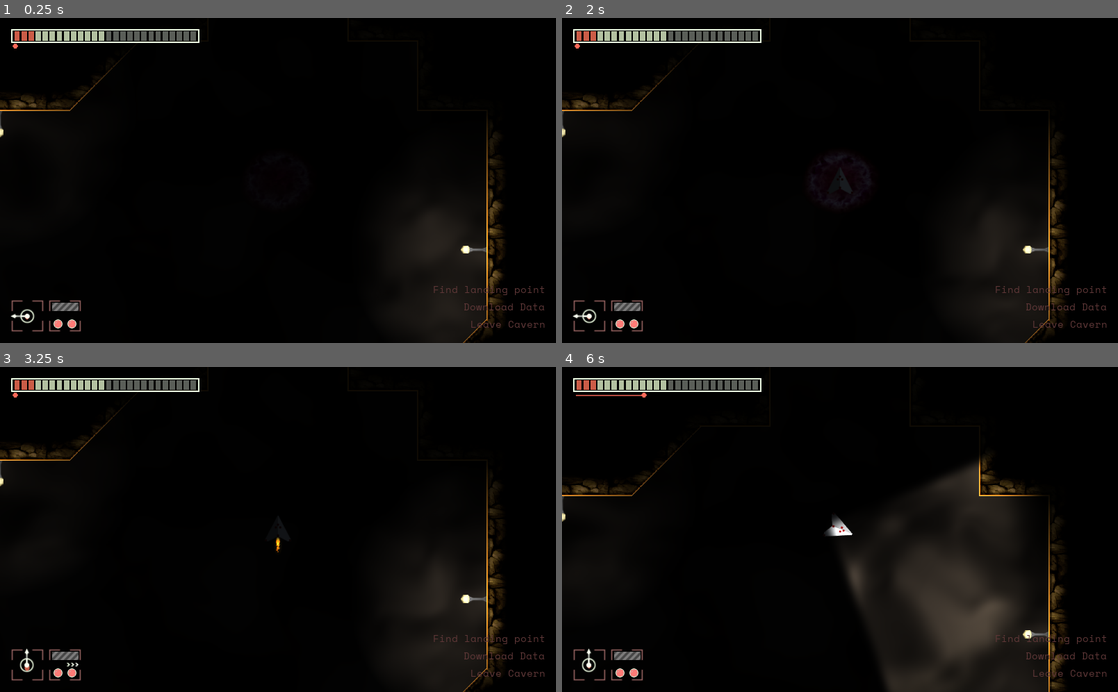
Above: before the commit, frames 1-4 (two rows, left to right).
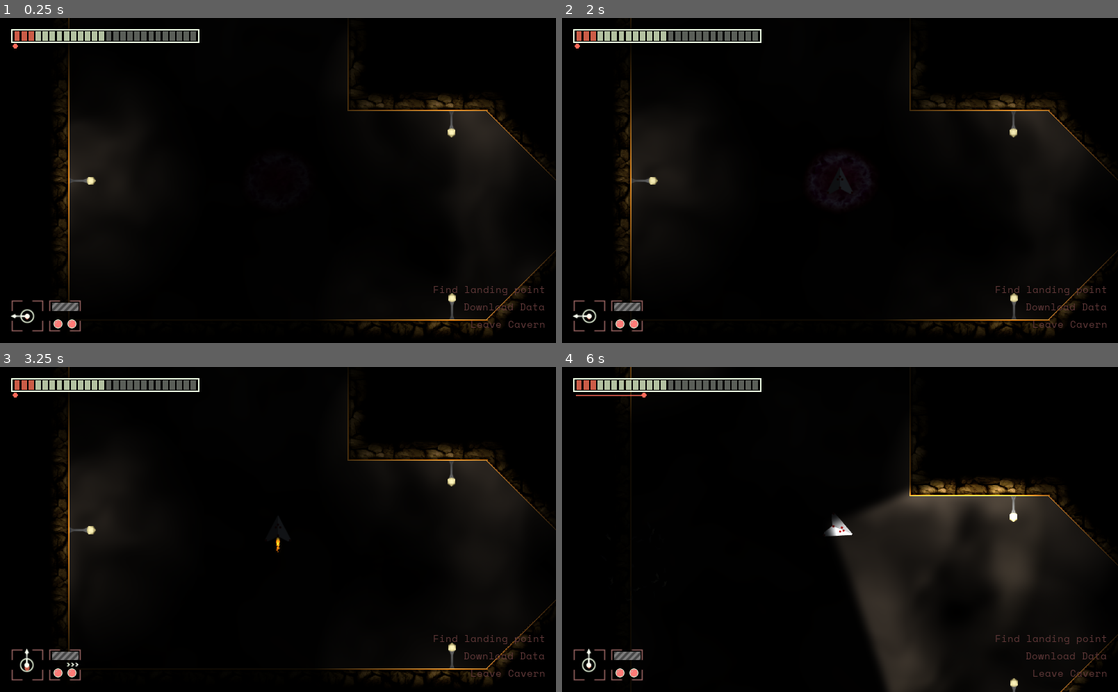
Above: after the commit, the same moments.

Repository: maximinus/scheme7
Game: Godot game, scene res://scenes/World.tscn
Same seed, same stepped clock (60 frames per second), same inputs: the game is played once before the commit and once after it.
Inputs:
- Up to frame 1 (0.25 s): no input
- Up to frame 2 (2 s): tap Enter at 0.5 s; hold D (RightTurn) 0.53-1.28 s; tap L (Lights) at 0.6, 1.55 s; tap Space (FireLaser) at 1.25, 1.35 s; hold A (LeftTurn) from 1.28 s (still down)
- Up to frame 3 (3.25 s): tap Enter at 2 s; release A (LeftTurn) at 2.03 s; hold D (RightTurn) 2.03-2.78 s; tap K (FullBeam) at 2.1 s; tap L (Lights) at 2.3, 2.85 s; tap Space (FireLaser) at 2.75 s; hold W (Thrust) from 2.78 s (still down)
- Up to frame 4 (6 s): release W (Thrust) at 3.53 s; hold A (LeftTurn) 3.53-5.78 s; tap L (Lights) at 3.6, 4.55, 5.3, 5.85 s; tap Space (FireLaser) at 4.35 s; tap K (FullBeam) at 5.1 s; hold D (RightTurn) from 5.78 s (still down)

The runs differ from the first frame. In frame 1, 6.8% of the frame differs, in the area x 0-100%, y 0-100%; in frame 2, 5.2%; in frame 3, 6.0%; in frame 4, 11%.

Commit message:
Added electric door

Diff:
--- a/Scheme7/project.godot
+++ b/Scheme7/project.godot
@@ -51,6 +51,16 @@
 "stream": false,
 "svg/scale": 1.0
 }
+wav={
+"compress/mode": 0,
+"edit/loop": true,
+"edit/normalize": true,
+"edit/trim": false,
+"force/8_bit": false,
+"force/max_rate": false,
+"force/max_rate_hz": 44100,
+"force/mono": false
+}
 
 [input]
 
--- a/Scheme7/scenes/LevelObjects/ElectricBarrier/ElectricBarrier.gd
+++ b/Scheme7/scenes/LevelObjects/ElectricBarrier/ElectricBarrier.gd
@@ -1,13 +1,22 @@
-extends Node2D
+extends StaticBody2D
 
-enum FACING { Vertical, Horizontal }
-export(FACING) var direction = FACING.Horizontal setget setFacing
+signal electric_contact_start
+signal electric_contact_end
 
 func _ready():
 	pass
 
-func _process(delta):
-	pass
+func _on_Area2D_area_entered(area):
+	emit_signal('electric_contact')
 
-func setFacing(new_facing):
-	pass
+
+func _on_Area2D_body_entered(body):
+	if body.is_in_group('breakable'):
+		body.collide(Vector2(0, 0))
+	if body.is_in_group('player'):
+		emit_signal('electric_contact_start')
+
+
+func _on_Area2D_body_exited(body):
+	if body.is_in_group('player'):
+		emit_signal('electric_contact_end')
--- /dev/null
+++ b/Scheme7/scenes/LevelObjects/ElectricBarrier/ElectricBarrier.shader
@@ -0,0 +1,37 @@
+shader_type canvas_item;
+render_mode unshaded;
+
+uniform float line_width;
+uniform vec4 color : hint_color;
+uniform vec4 border_color : hint_color;
+
+void fragment() {
+	float variance = UV.y;
+	if(variance > 0.5) {
+		variance = 1.0 - variance;
+	}
+	variance = variance * 3.0;
+	float weight = texture(TEXTURE, UV + TIME).r;
+	float xpos = UV.x + ((((weight / 2.0) - 0.25)) * variance);
+	if(xpos > 0.5) {
+		xpos = 1.0 - xpos;
+	}
+	if(xpos > (0.5 - line_width)) {
+		COLOR = color;
+	}
+	else {
+		if(xpos > (0.5 - (line_width * 2.0))) {
+			// convert the distance
+			float alpha = (xpos - (0.5 - (line_width * 2.0))) / line_width;
+			alpha = 1.0 - alpha;
+			if(alpha < 0.5) {
+				alpha = 0.0;
+			}
+			COLOR = border_color;
+			COLOR.a = alpha;
+		}
+		else {
+			COLOR = vec4(0, 0, 0, 0);
+		}
+	}
+}
--- a/Scheme7/scenes/LevelObjects/ElectricBarrier/ElectricBarrier.tscn
+++ b/Scheme7/scenes/LevelObjects/ElectricBarrier/ElectricBarrier.tscn
@@ -1,43 +1,102 @@
-[gd_scene load_steps=27 format=2]
+[gd_scene load_steps=15 format=2]
 
-[ext_resource path="res://gfx/objects/electric_barrier/0021.png" type="Texture" id=1]
-[ext_resource path="res://gfx/objects/electric_barrier/0023.png" type="Texture" id=2]
-[ext_resource path="res://gfx/objects/electric_barrier/0002.png" type="Texture" id=3]
-[ext_resource path="res://gfx/objects/electric_barrier/0014.png" type="Texture" id=4]
-[ext_resource path="res://gfx/objects/electric_barrier/0019.png" type="Texture" id=5]
-[ext_resource path="res://gfx/objects/electric_barrier/0012.png" type="Texture" id=6]
-[ext_resource path="res://gfx/objects/electric_barrier/0015.png" type="Texture" id=7]
-[ext_resource path="res://gfx/objects/electric_barrier/0007.png" type="Texture" id=8]
-[ext_resource path="res://gfx/objects/electric_barrier/0022.png" type="Texture" id=9]
-[ext_resource path="res://gfx/objects/electric_barrier/0010.png" type="Texture" id=10]
-[ext_resource path="res://gfx/objects/electric_barrier/0008.png" type="Texture" id=11]
-[ext_resource path="res://gfx/objects/electric_barrier/0013.png" type="Texture" id=12]
-[ext_resource path="res://gfx/objects/electric_barrier/0003.png" type="Texture" id=13]
-[ext_resource path="res://gfx/objects/electric_barrier/0018.png" type="Texture" id=14]
-[ext_resource path="res://gfx/objects/electric_barrier/0004.png" type="Texture" id=15]
-[ext_resource path="res://gfx/objects/electric_barrier/0016.png" type="Texture" id=16]
-[ext_resource path="res://gfx/objects/electric_barrier/0017.png" type="Texture" id=17]
-[ext_resource path="res://gfx/objects/electric_barrier/0024.png" type="Texture" id=18]
-[ext_resource path="res://gfx/objects/electric_barrier/0001.png" type="Texture" id=19]
-[ext_resource path="res://gfx/objects/electric_barrier/0005.png" type="Texture" id=20]
-[ext_resource path="res://gfx/objects/electric_barrier/0006.png" type="Texture" id=21]
-[ext_resource path="res://gfx/objects/electric_barrier/0009.png" type="Texture" id=22]
-[ext_resource path="res://gfx/objects/electric_barrier/0011.png" type="Texture" id=23]
-[ext_resource path="res://gfx/objects/electric_barrier/0020.png" type="Texture" id=24]
+[ext_resource path="res://scenes/LevelObjects/ElectricBarrier/ElectricBarrier.shader" type="Shader" id=1]
+[ext_resource path="res://gfx/objects/electric_barrier/particle.png" type="Texture" id=2]
+[ext_resource path="res://gfx/objects/electric_barrier/overlay.png" type="Texture" id=3]
+[ext_resource path="res://gfx/objects/electric_barrier/light.png" type="Texture" id=4]
+[ext_resource path="res://sfx/level_objects/electric_barrier/electric_hum.wav" type="AudioStream" id=5]
 [ext_resource path="res://scenes/LevelObjects/ElectricBarrier/ElectricBarrier.gd" type="Script" id=25]
 
-[sub_resource type="SpriteFrames" id=1]
-animations = [ {
-"frames": [ ExtResource( 19 ), ExtResource( 3 ), ExtResource( 13 ), ExtResource( 15 ), ExtResource( 20 ), ExtResource( 21 ), ExtResource( 8 ), ExtResource( 11 ), ExtResource( 22 ), ExtResource( 10 ), ExtResource( 23 ), ExtResource( 6 ), ExtResource( 12 ), ExtResource( 4 ), ExtResource( 7 ), ExtResource( 16 ), ExtResource( 17 ), ExtResource( 14 ), ExtResource( 5 ), ExtResource( 24 ), ExtResource( 1 ), ExtResource( 9 ), ExtResource( 2 ), ExtResource( 18 ) ],
-"loop": true,
-"name": "default",
-"speed": 24.0
-} ]
+[sub_resource type="ShaderMaterial" id=3]
+shader = ExtResource( 1 )
+shader_param/line_width = 0.004
+shader_param/color = Color( 0.356863, 0.592157, 0.894118, 1 )
+shader_param/border_color = Color( 0.788235, 0.933333, 0.960784, 1 )
 
-[node name="ElectricBarrier" type="Node2D"]
+[sub_resource type="OpenSimplexNoise" id=1]
+period = 32.0
+
+[sub_resource type="NoiseTexture" id=2]
+width = 128
+height = 128
+seamless = true
+noise = SubResource( 1 )
+
+[sub_resource type="Curve" id=4]
+_data = [ Vector2( 0, 0.636364 ), 0.0, 0.0, 0, 0, Vector2( 1, 0.163636 ), -1.13062, 0.0, 0, 0 ]
+
+[sub_resource type="CurveTexture" id=5]
+curve = SubResource( 4 )
+
+[sub_resource type="ParticlesMaterial" id=6]
+lifetime_randomness = 1.0
+flag_disable_z = true
+direction = Vector3( 1, 1, 1 )
+spread = 180.0
+gravity = Vector3( 0, 0, 0 )
+initial_velocity = 100.0
+orbit_velocity = 1.0
+orbit_velocity_random = 1.0
+tangential_accel = 1.0
+scale_curve = SubResource( 5 )
+
+[sub_resource type="RectangleShape2D" id=7]
+extents = Vector2( 13, 2 )
+
+[sub_resource type="RectangleShape2D" id=8]
+extents = Vector2( 3.9453, 64 )
+
+[node name="ElectricBarrier" type="StaticBody2D"]
+position = Vector2( 64, 64 )
 script = ExtResource( 25 )
 
-[node name="AnimatedSprite" type="AnimatedSprite" parent="."]
-frames = SubResource( 1 )
-centered = false
-offset = Vector2( 0, 14 )
+[node name="Electric" type="Sprite" parent="."]
+material = SubResource( 3 )
+texture = SubResource( 2 )
+
+[node name="SparksTop" type="Particles2D" parent="."]
+position = Vector2( 0, -64 )
+amount = 2
+lifetime = 0.3
+randomness = 1.0
+process_material = SubResource( 6 )
+texture = ExtResource( 2 )
+
+[node name="SparksBottom" type="Particles2D" parent="."]
+position = Vector2( 0, 64 )
+amount = 2
+lifetime = 0.3
+randomness = 1.0
+process_material = SubResource( 6 )
+texture = ExtResource( 2 )
+
+[node name="Overlay" type="Sprite" parent="."]
+texture = ExtResource( 3 )
+
+[node name="Light2D" type="Light2D" parent="."]
+visible = false
+texture = ExtResource( 4 )
+
+[node name="Button1" type="CollisionShape2D" parent="."]
+position = Vector2( -27, -62 )
+shape = SubResource( 7 )
+
+[node name="Button2" type="CollisionShape2D" parent="."]
+position = Vector2( 25, -62 )
+shape = SubResource( 7 )
+
+[node name="Area2D" type="Area2D" parent="."]
+
+[node name="Wall" type="CollisionShape2D" parent="Area2D" groups=[
+"electric",
+]]
+shape = SubResource( 8 )
+
+[node name="ElectricHum" type="AudioStreamPlayer2D" parent="."]
+stream = ExtResource( 5 )
+volume_db = -5.0
+autoplay = true
+max_distance = 500.0
+attenuation = 1.10957
+[connection signal="body_entered" from="Area2D" to="." method="_on_Area2D_body_entered"]
+[connection signal="body_exited" from="Area2D" to="." method="_on_Area2D_body_exited"]
--- a/Scheme7/scenes/Player/Player.gd
+++ b/Scheme7/scenes/Player/Player.gd
@@ -14,6 +14,9 @@
 const FULLBEAM_ENERGY = 2.0
 const LIGHT_ENERGY = 1.0
 
+const ELECTRIC_MOVE_FORCE = 100.0
+const ELECTRIC_TURN_FORCE = 20.0
+
 enum LIGHT_STATUS { Normal, Circle, Off }
 
 signal player_collision
@@ -30,8 +33,11 @@
 var takeoff = false
 var processing = false
 var light_status = LIGHT_STATUS.Off
+var electrified = false
+var electric_meet_force = Vector2(0.0, 0.0)
 
 func _ready():
+	randomize()
 	Globals.battery.lights = false
 	Globals.battery.fullbeam = false
 
@@ -58,6 +64,9 @@
 		rotation_degrees -= ROTATION_SPEED * delta
 	if Input.is_action_pressed('RightTurn'):
 		rotation_degrees += ROTATION_SPEED * delta
+
+	if electrified == true:
+		rotation += rand_range(-ELECTRIC_TURN_FORCE, ELECTRIC_TURN_FORCE) * delta
 
 	if turning != 0:
 		rotation_degrees += turning
@@ -167,6 +176,17 @@
 		velocity += getForceVector()
 	if takeoff == true:
 		velocity += TAKEOFF_INJECTION
+
+	if electrified == true:
+		if electric_meet_force.x > 0:
+			velocity.x -= rand_range(0, ELECTRIC_MOVE_FORCE)
+		else:
+			velocity.x += rand_range(0, ELECTRIC_MOVE_FORCE)
+		if electric_meet_force.y > 0:
+			velocity.y -= rand_range(0, ELECTRIC_MOVE_FORCE)
+		else:
+			velocity.y += rand_range(0, ELECTRIC_MOVE_FORCE)
+
 	updateCameraZoom()
 	move_and_slide(velocity, Vector2(0, 0), false, 4, 0.785398, false)
 
@@ -286,3 +306,14 @@
 	$Flame/OuterParticle.emitting = false
 	$Flame/InnerParticle.emitting = false
 	$RocketSound.stop()
+
+func _on_ElectricBarrier_electric_contact_end():
+	electrified = false
+	if $ElectricCollision.playing == true:
+		$ElectricCollision.stop()
+
+func _on_ElectricBarrier_electric_contact_start():
+	electrified = true
+	electric_meet_force = velocity
+	if $ElectricCollision.playing == false:
+		$ElectricCollision.play()
--- a/Scheme7/scenes/Player/Player.tscn
+++ b/Scheme7/scenes/Player/Player.tscn
@@ -9,6 +9,7 @@
 [ext_resource path="res://gfx/lights/601px.png" type="Texture" id=7]
 [ext_resource path="res://gfx/lights/600_440_headlight.png" type="Texture" id=8]
 [ext_resource path="res://gfx/lights/flame_light.png" type="Texture" id=9]
+[ext_resource path="res://sfx/player/electric_contact.wav" type="AudioStream" id=10]
 
 [sub_resource type="Curve" id=1]
 _data = [ Vector2( 0, 1 ), 0.0, 0.0, 0, 0, Vector2( 1, 0.163636 ), -1.28904, 0.0, 0, 0 ]
@@ -27,7 +28,9 @@
 orbit_velocity_random = 0.0
 scale_curve = SubResource( 2 )
 
-[node name="Player" type="KinematicBody2D"]
+[node name="Player" type="KinematicBody2D" groups=[
+"player",
+]]
 script = ExtResource( 2 )
 
 [node name="Flame" type="Node2D" parent="."]
@@ -59,6 +62,10 @@
 [node name="CollisionSound" type="AudioStreamPlayer" parent="."]
 stream = ExtResource( 6 )
 
+[node name="ElectricCollision" type="AudioStreamPlayer2D" parent="."]
+stream = ExtResource( 10 )
+volume_db = 5.0
+
 [node name="LCNormal" type="Light2D" parent="."]
 visible = false
 texture = ExtResource( 7 )
--- a/Scheme7/scenes/World.tscn
+++ b/Scheme7/scenes/World.tscn
@@ -11,6 +11,7 @@
 [ext_resource path="res://scenes/LevelObjects/SimpleLight/SimpleLight.tscn" type="PackedScene" id=9]
 [ext_resource path="res://scenes/LevelObjects/Lander/Lander.tscn" type="PackedScene" id=10]
 [ext_resource path="res://scenes/PlayerUI/MissionObjectives/MissionObjectives.tscn" type="PackedScene" id=11]
+[ext_resource path="res://scenes/LevelObjects/ElectricBarrier/ElectricBarrier.tscn" type="PackedScene" id=12]
 
 [sub_resource type="Shader" id=1]
 code = "shader_type canvas_item;
@@ -79,7 +80,7 @@
 [node name="Background" type="Polygon2D" parent="."]
 material = SubResource( 2 )
 texture = SubResource( 3 )
-polygon = PoolVector2Array( 384, -384, 640, -384, 640, 768, 768, 768, 768, 896, 896, 896, 896, 1408, 0, 1408, 0, 1920, 768, 1920, 768, 1792, 1664, 1792, 1664, 2304, -512, 2304, -512, 1152, -128, 1152, -128, 896, 128, 896, 128, 768, 384, 768 )
+polygon = PoolVector2Array( 384, -384, 640, -384, 640, 768, 768, 768, 768, 896, 896, 896, 896, 1280, 768, 1408, 0, 1408, 0, 1920, 256, 1920, 384, 2048, 512, 2048, 640, 1920, 768, 1920, 768, 1792, 1664, 1792, 1664, 2304, 640, 2304, 512, 2176, 384, 2176, 256, 2304, -512, 2304, -512, 1152, -128, 1152, -128, 896, 128, 896, 256, 768, 384, 768 )
 
 [node name="UILayer" type="CanvasLayer" parent="."]
 
@@ -99,7 +100,7 @@
 [node name="MapTiles" type="TileMap" parent="."]
 tile_set = ExtResource( 4 )
 format = 1
-tile_data = PoolIntArray( -458747, 5, 0, -458746, 1, 0, -458 …(939 unchanged characters)…  1835034, 3, 0, 1900546, 1, 0, 1900548, 1, 0, 1900550, 1, 0, 1900552, 1, 0, 2031607, 2, 0, 1966106, 3, 0, 2162679, 2, 0, 2097178, 3, 0, 2293751, 2, 0, 2228250, 3, 0, 2424823, 4, 0, 2424824, 20, 0, 2424826, 20, 0, 2424828, 20, 0, 2424830, 20, 0, 2359296, 20, 0, 2359298, 20, 0, 2359300, 20, 0, 2359302, 20, 0, 2359304, 20, 0, 2359306, 20, 0, 2359308, 20, 0, 235 …(109 unchanged characters)…
+tile_data = PoolIntArray( -458747, 5, 0, -458746, 1, 0, -458 …(939 unchanged characters)…  1835034, 3, 0, 1900546, 1, 0, 1900548, 6, 0, 1900553, 5, 0, 2031607, 2, 0, 1966084, 17, 0, 1966088, 16, 0, 1966106, 3, 0, 2031622, 1, 0, 2162679, 2, 0, 2097178, 3, 0, 2293751, 2, 0, 2228228, 18, 0, 2228230, 20, 0, 2228232, 15, 0, 2228250, 3, 0, 2424823, 4, 0, 2424824, 20, 0, 2424826, 20, 0, 2424828, 20, 0, 2424830, 20, 0, 2359296, 20, 0, 2359298, 20, 0, 2359300, 19, 0, 2359305, 4, 0, 2359306, 20, 0, 2359308, 20, 0, 235 …(109 unchanged characters)…
 
 [node name="Lights" type="Node2D" parent="."]
 
@@ -120,6 +121,14 @@
 direction = 1
 
 [node name="SimpleLight3" parent="Lights" instance=ExtResource( 9 )]
+position = Vector2( -512, 2048 )
+rotation = 1.5708
+cycle_length = 3.0
+strength = 1.5
+max_variation = 0.03
+direction = 3
+
+[node name="SimpleLight5" parent="Lights" instance=ExtResource( 9 )]
 position = Vector2( -512, 1536 )
 rotation = 1.5708
 cycle_length = 3.0
@@ -128,28 +137,32 @@
 direction = 3
 
 [node name="SimpleLight4" parent="Lights" instance=ExtResource( 9 )]
-position = Vector2( -512, 1920 )
-rotation = 1.5708
-cycle_length = 3.0
-strength = 1.5
-max_variation = 0.03
-direction = 3
-
-[node name="SimpleLight5" parent="Lights" instance=ExtResource( 9 )]
-position = Vector2( 256, 1920 )
+position = Vector2( 192, 1920 )
 rotation = 3.14159
 cycle_length = 3.0
 strength = 1.5
 max_variation = 0.03
 direction = 1
 
+[node name="SimpleLight9" parent="Lights" instance=ExtResource( 9 )]
+position = Vector2( 704, 1920 )
+rotation = 3.14159
+cycle_length = 3.0
+strength = 1.5
+max_variation = 0.03
+direction = 1
+
+[node name="SimpleLight10" parent="Lights" instance=ExtResource( 9 )]
+position = Vector2( 704, 2304 )
+cycle_length = 3.0
+strength = 1.5
+max_variation = 0.03
+
 [node name="SimpleLight6" parent="Lights" instance=ExtResource( 9 )]
-position = Vector2( 512, 1920 )
-rotation = 3.14159
-cycle_length = 3.0
-strength = 1.5
-max_variation = 0.03
-direction = 1
+position = Vector2( 192, 2304 )
+cycle_length = 3.0
+strength = 1.5
+max_variation = 0.03
 
 [node name="SimpleLight7" parent="Lights" instance=ExtResource( 9 )]
 position = Vector2( 1408, 2304 )
@@ -164,11 +177,16 @@
 max_variation = 0.03
 
 [node name="Player" parent="." instance=ExtResource( 2 )]
-position = Vector2( 512, 1024 )
+position = Vector2( -128, 2048 )
 
 [node name="Camera2D" type="Camera2D" parent="Player"]
 current = true
 smoothing_enabled = true
+
+[node name="Doors" type="Node2D" parent="."]
+
+[node name="ElectricBarrier" parent="Doors" instance=ExtResource( 12 )]
+position = Vector2( 448, 2112 )
 
 [node name="Lander" parent="." instance=ExtResource( 10 )]
 position = Vector2( 1224, 2304 )
@@ -183,4 +201,6 @@
 wait_time = 3.0
 one_shot = true
 autostart = true
+[connection signal="electric_contact_end" from="Doors/ElectricBarrier" to="Player" method="_on_ElectricBarrier_electric_contact_end"]
+[connection signal="electric_contact_start" from="Doors/ElectricBarrier" to="Player" method="_on_ElectricBarrier_electric_contact_start"]
 [connection signal="timeout" from="TeleportTimer" to="." method="_on_TeleportTimer_timeout"]
Binary file removed: Scheme7/gfx/objects/electric_barrier/0001.png
Not shown, removed: Scheme7/gfx/objects/electric_barrier/0001.png.import
Binary file removed: Scheme7/gfx/objects/electric_barrier/0002.png
Not shown, removed: Scheme7/gfx/objects/electric_barrier/0002.png.import
Binary file removed: Scheme7/gfx/objects/electric_barrier/0003.png
Not shown, removed: Scheme7/gfx/objects/electric_barrier/0003.png.import
Binary file removed: Scheme7/gfx/objects/electric_barrier/0004.png
Not shown, removed: Scheme7/gfx/objects/electric_barrier/0004.png.import
Binary file removed: Scheme7/gfx/objects/electric_barrier/0005.png
Not shown, removed: Scheme7/gfx/objects/electric_barrier/0005.png.import
Binary file removed: Scheme7/gfx/objects/electric_barrier/0006.png
Binary file removed: Scheme7/gfx/objects/electric_barrier/0007.png
(and 49 more such lines)
